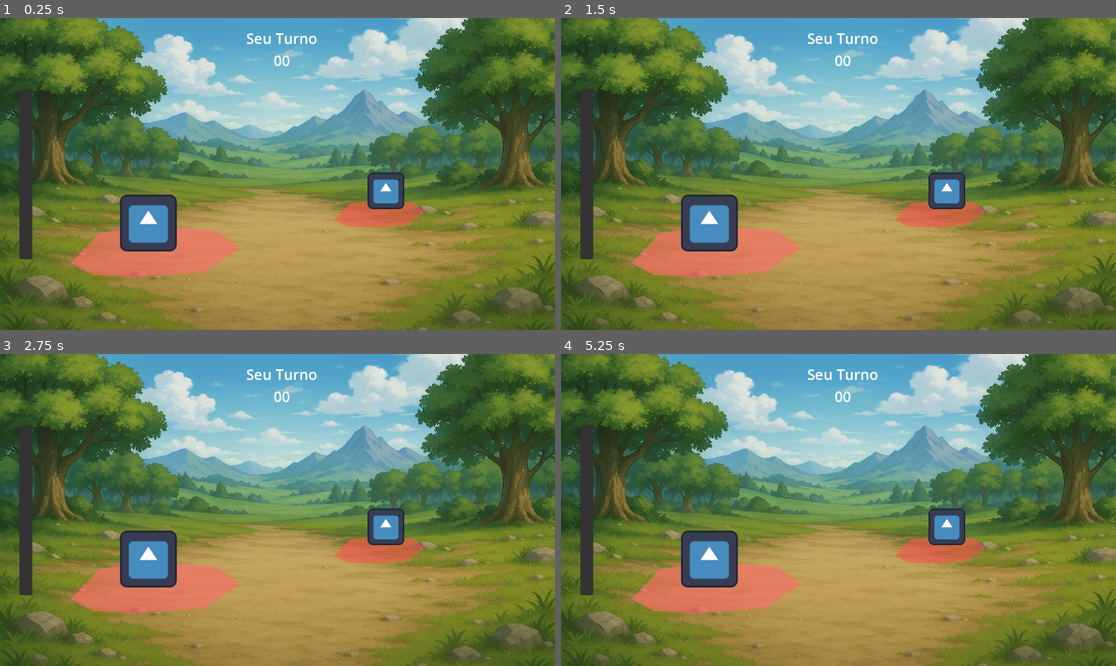
Above: before the commit, frames 1-4 (two rows, left to right).
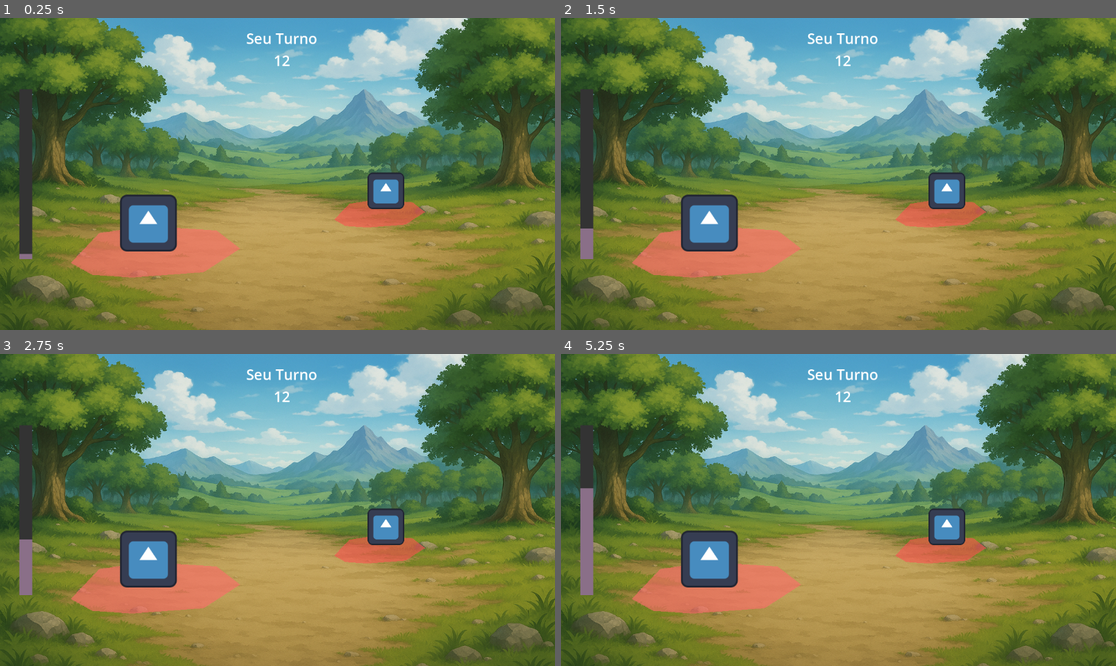
Above: after the commit, the same moments.

Repository: pedromogly/rpg-turnos-teste
Game: Godot game, scene res://battle_scene.tscn
The game is run twice, just before and just after one commit, with the same random seed, the same clock (stepped at 60 frames per second) and the same inputs. The project has no main scene, so this scene is started directly. The engine's default icon, where the game draws it, is replaced by a stand-in: a white triangle on a blue panel in a dark square.
Inputs (mouse positions are in pixels of both pictures, inside the frame that each line leads up to):
- Up to frame 1 (0.25 s): no input
- Up to frame 2 (1.5 s): tap Enter at 0.5 s; move the mouse to (960, 158) at 0.52 s; hold Right (ui_right) 0.53-1.25 s; tap Shift at 0.6 s; click (960, 158) at 0.67 s; tap Space at 1.25 s; drag from (727, 189) to (810, 236) at 1.27 s
- Up to frame 3 (2.75 s): move the mouse to (333, 441) at 2.02 s; hold Right (ui_right) from 2.03 s (still down); tap Shift at 2.1 s
- Up to frame 4 (5.25 s): release Right (ui_right) at 2.75 s; tap Enter at 2.75 s; drag from (810, 572) to (672, 463) at 2.77 s; tap Space at 3.5 s; move the mouse to (1005, 556) at 3.52 s; hold Left (ui_left) 3.53-4.25 s; tap Shift at 3.6, 5.1 s; drag from (672, 463) to (755, 432) at 4.27 s; move the mouse to (866, 510) at 5.02 s; hold Down (ui_down) from 5.03 s (still down); click (866, 510) at 5.17 s

The runs differ from the first frame. In frame 1, 0.1% of the frame differs, in the area x 3-53%, y 12-78%; in frame 2, 0.3%; in frame 3, 0.5%; in frame 4, 0.9%.
Error before the commit: Invalid call. Nonexistent function 'to_string' in base 'int'. (res://BattleManager.gd:29)

Commit message:
eba

Diff:
--- a/BattleManager.gd
+++ b/BattleManager.gd
@@ -1,37 +1,36 @@
 extends Node2D
 
 @export var labelTurnInfo: Label
-var turnSeconds
 @export var labelSeconds: Label
 @export var progressRound: TextureProgressBar
 
-var waitTimeDefault = 20.0
+var waitTimeDefault = 30
 var speedEnemy
 var speedPlayer
 
+var timer = Timer.new()
+
 func _init():
-	turnSeconds = 12
+	add_child(timer)
 
 func _ready() -> void:
 	progressRound.value = 0.0
 	progressRound.max_value = 100.0
-	var timer = Timer.new()
-	timer.wait_time = 1.0
-	timer.autostart = true
+	timer.start(12.0)
+	timer.paused = true
 	timer.connect("timeout",_on_timer_timeout)
-	add_child(timer)
 
 func _physics_process(delta: float) -> void:
 	player_waiting(delta)
+	labelSeconds.text = String.num(timer.time_left, 0)
+
+func player_waiting(delta: float):
+	progressRound.max_value = 500
+	progressRound.value += waitTimeDefault * delta
+	if progressRound.value >= progressRound.max_value:
+		progressRound.value = 500.0
+		timer.paused = false
 
 func _on_timer_timeout():
-	turnSeconds -= 1
-	labelSeconds.text = turnSeconds.to_string()
-
-func player_waiting(delta: float):
-	progressRound.value += waitTimeDefault * delta
-	print(progressRound.value)
-	if progressRound.value >= progressRound.max_value:
-		progressRound.value = 100.0
-		if turnSeconds <= 0:
-			progressRound.value = 0.0
+	progressRound.value = 0.0
+	timer.paused = true
--- a/PlayerManager.gd
+++ b/PlayerManager.gd
@@ -11,7 +11,7 @@
 	pass
 
 func _physics_process(delta: float) -> void:
-	if progressBar.value == 100.0:
+	if progressBar.value == 500.0:
 		isMyTurn()
 	else:
 		uiBattle.visible = false
--- a/battle_scene.tscn
+++ b/battle_scene.tscn
@@ -12,6 +12,33 @@
 [sub_resource type="AtlasTexture" id="AtlasTexture_sl17i"]
 
 [sub_resource type="AtlasTexture" id="AtlasTexture_vtmj2"]
+
+[sub_resource type="Animation" id="Animation_i3pqv"]
+length = 0.001
+tracks/0/type = "value"
+tracks/0/imported = false
+tracks/0/enabled = true
+tracks/0/path = NodePath(".:visible")
+tracks/0/interp = 1
+tracks/0/loop_wrap = true
+tracks/0/keys = {
+"times": PackedFloat32Array(0),
+"transitions": PackedFloat32Array(1),
+"update": 1,
+"values": [false]
+}
+tracks/1/type = "value"
+tracks/1/imported = false
+tracks/1/enabled = true
+tracks/1/path = NodePath(".:position")
+tracks/1/interp = 1
+tracks/1/loop_wrap = true
+tracks/1/keys = {
+"times": PackedFloat32Array(0),
+"transitions": PackedFloat32Array(1),
+"update": 0,
+"values": [Vector2(5.42055, -106.243)]
+}
 
 [sub_resource type="Animation" id="Animation_onrkg"]
 resource_name = "UP_Text"
@@ -41,33 +68,6 @@
 "values": [Vector2(5.42055, -106.243), Vector2(5.42055, -263.439)]
 }
 
-[sub_resource type="Animation" id="Animation_i3pqv"]
-length = 0.001
-tracks/0/type = "value"
-tracks/0/imported = false
-tracks/0/enabled = true
-tracks/0/path = NodePath(".:visible")
-tracks/0/interp = 1
-tracks/0/loop_wrap = true
-tracks/0/keys = {
-"times": PackedFloat32Array(0),
-"transitions": PackedFloat32Array(1),
-"update": 1,
-"values": [false]
-}
-tracks/1/type = "value"
-tracks/1/imported = false
-tracks/1/enabled = true
-tracks/1/path = NodePath(".:position")
-tracks/1/interp = 1
-tracks/1/loop_wrap = true
-tracks/1/keys = {
-"times": PackedFloat32Array(0),
-"transitions": PackedFloat32Array(1),
-"update": 0,
-"values": [Vector2(5.42055, -106.243)]
-}
-
 [sub_resource type="AnimationLibrary" id="AnimationLibrary_hqtel"]
 _data = {
 &"RESET": SubResource("Animation_i3pqv"),
--- a/project.godot
+++ b/project.godot
@@ -1,3 +1,11 @@
+; Engine configuration file.
+; It's best edited using the editor UI and not directly,
+; since the parameters that go here are not all obvious.
+;
+; Format:
+;   [section] ; section goes between []
+;   param=value ; assign values to parameters
+
 config_version=5
 
 [application]
